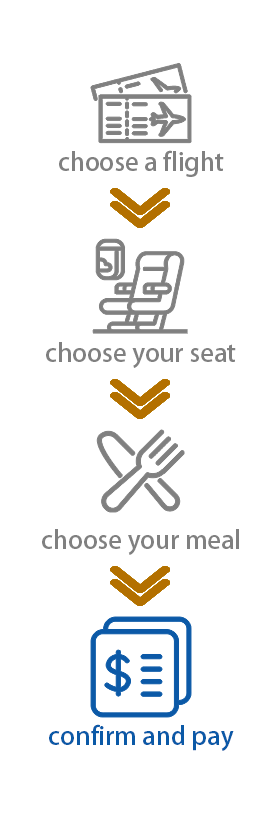
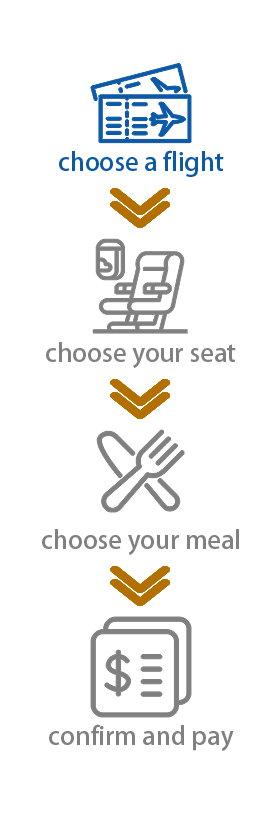
Layers edited between the first and the second 280 × 840 image:
hid "图层 3" over [42, 62, 236, 751]
